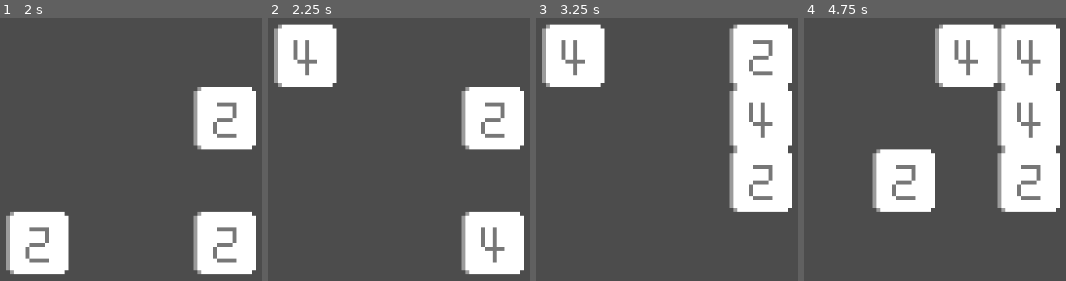
Above: before the commit, frames 1-4 (left to right).
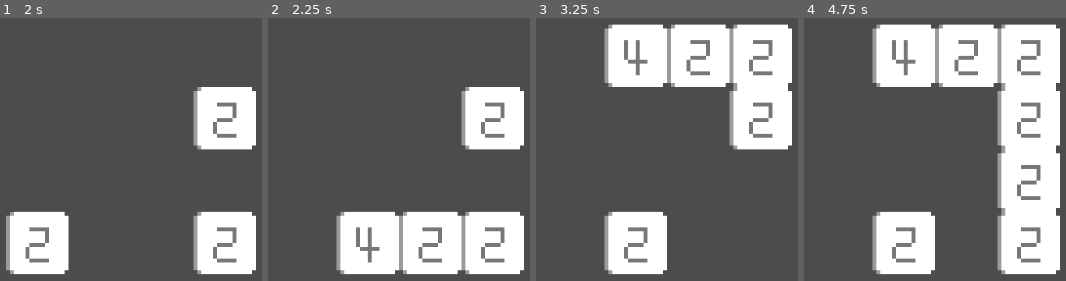
Above: after the commit, the same moments.

Repository: Icbitic/game2048
Game: Godot game, scene res://game2048.tscn
Same seed, same stepped clock (60 frames per second), same inputs: the game is played once before the commit and once after it.
Inputs (mouse positions are in pixels of both pictures, inside the frame that each line leads up to):
- Up to frame 1 (2 s): tap Enter at 0.5 s; move the mouse to (outside the picture) at 0.52 s; hold Right (ui_right) 0.53-1.25 s; click (outside the picture) at 0.67 s; tap Space at 1.25 s; drag from (outside the picture) to (91, 181) at 1.27 s
- Up to frame 2 (2.25 s): tap Enter at 2 s; move the mouse to (outside the picture) at 2.02 s; hold Right (ui_right) from 2.03 s (still down)
- Up to frame 3 (3.25 s): release Right (ui_right) at 2.75 s; tap Space at 2.75 s; drag from (627, 181) to (outside the picture) at 2.77 s
- Up to frame 4 (4.75 s): tap Enter at 3.5 s; move the mouse to (outside the picture) at 3.52 s; hold Left (ui_left) 3.53-4.25 s; tap Space at 4.25 s; drag from (outside the picture) to (outside the picture) at 4.27 s

Frame 1 is identical in both runs. In frame 2, 18% of the frame differs, in the area x 2-91%, y 2-98%; in frame 3, 29%, in the area x 2-98%, y 2-98%; in frame 4, 25%.

Commit message:
Update map.gd

Diff:
--- a/map.gd
+++ b/map.gd
@@ -23,12 +23,13 @@
 			for x in range(1,4):
 				var checked_pos = Vector2(i, j) + direction * x
 				if checked_pos.x in range(0, 4) and checked_pos.y in range(0, 4):
-					if get_cellv(checked_pos) == get_cell(i, j) and get_cellv(checked_pos) != -1 and !merged_cell.has(Vector2(i, j)):
-						set_cellv(checked_pos, get_cellv(checked_pos) + 1)
-						set_cell(i, j, -1)
-						merged_cell.append(checked_pos)
-						emit_signal("merged", pow(2, get_cellv(checked_pos) + 1))
+					if get_cellv(checked_pos) == get_cell(i, j) and get_cellv(checked_pos) != -1:
 						break
+						if !merged_cell.has(Vector2(i, j)):
+							set_cellv(checked_pos, get_cellv(checked_pos) + 1)
+							set_cell(i, j, -1)
+							merged_cell.append(checked_pos)
+							emit_signal("merged", pow(2, get_cellv(checked_pos) + 1))
 
 	for x in range(1,4):
 		for i in range(0, 4):
